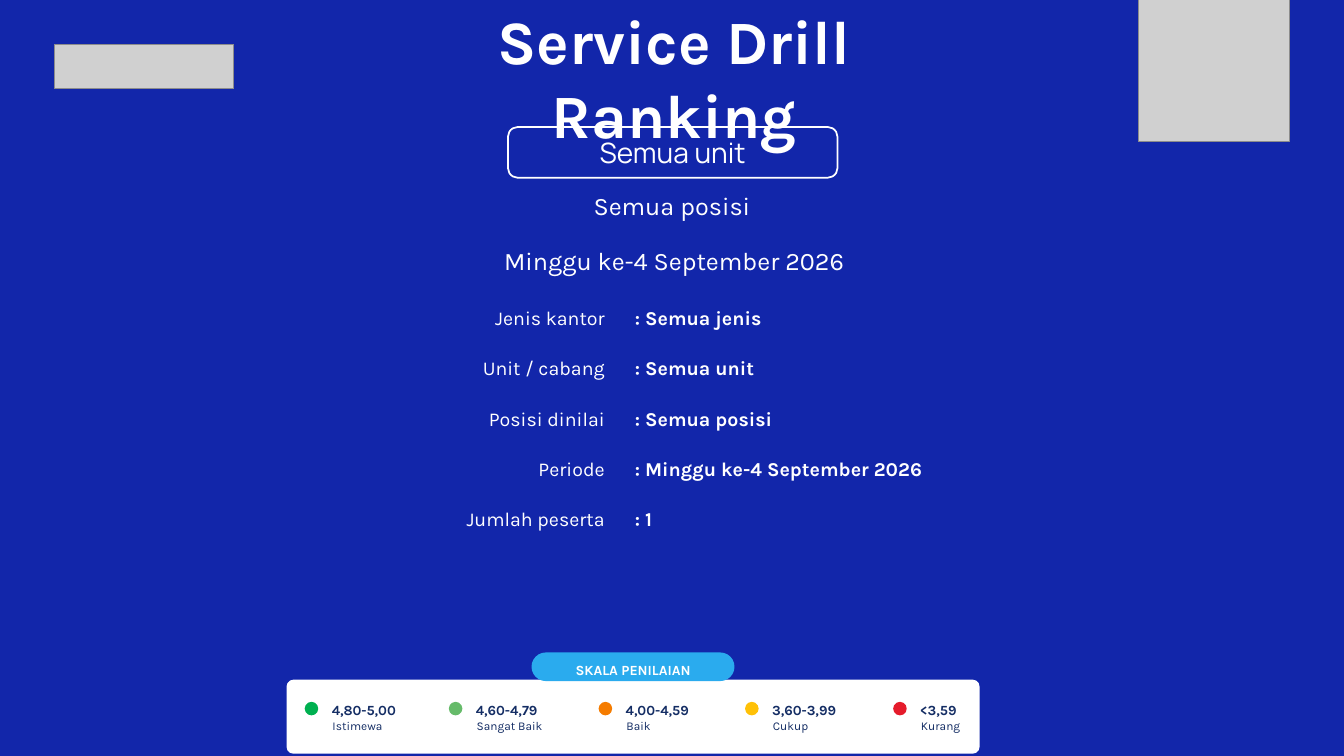
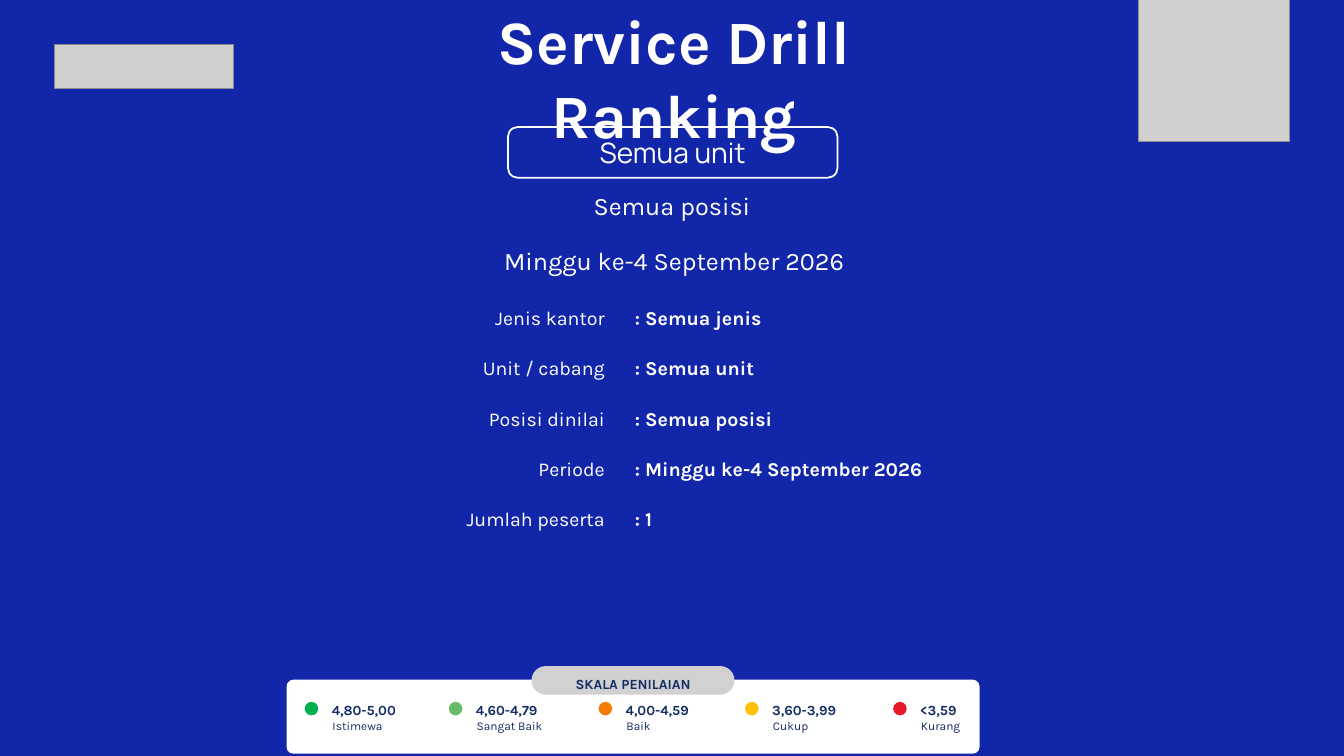
Before and after one commit to hengkiyudijanto/btn-sip, a slide deck: slide 1 of ranking-prod.pptx. Drawn at 1344x756 pixels with LibreOffice and Linux fonts; fonts in the diff are those of the drawing; grey boxes stand for pictures; background and template pictures are left out. Boxes give left, top, right and bottom in pixels: in the first picture for what was removed or moved away, otherwise in the second. Text is boxed around its words. In the diff, an @@ line names an element or a change of style, - is before the commit and + after.

```diff
--- a/ranking-prod.pptx
+++ b/ranking-prod.pptx
@@ text "SKALA PENILAIAN" moved from (x1=576, y1=665, x2=690, y2=675) to (x1=576, y1=679, x2=690, y2=689) @@
@@ rounded rectangle moved from (x1=532, y1=653, x2=734, y2=681) to (x1=532, y1=667, x2=734, y2=695) @@
@@ text "SKALA PENILAIAN" at (x1=576, y1=679, x2=690, y2=689): text colour #FFFFFF to #142D64 @@
@@ rounded rectangle at (x1=532, y1=667, x2=734, y2=695): fill #2AABEE to #D1D1D1; outline #2AABEE 1 pt to #D1D1D1 1 pt @@
```
Also in this commit, not shown: 1 other slide changed, 4 other files.
